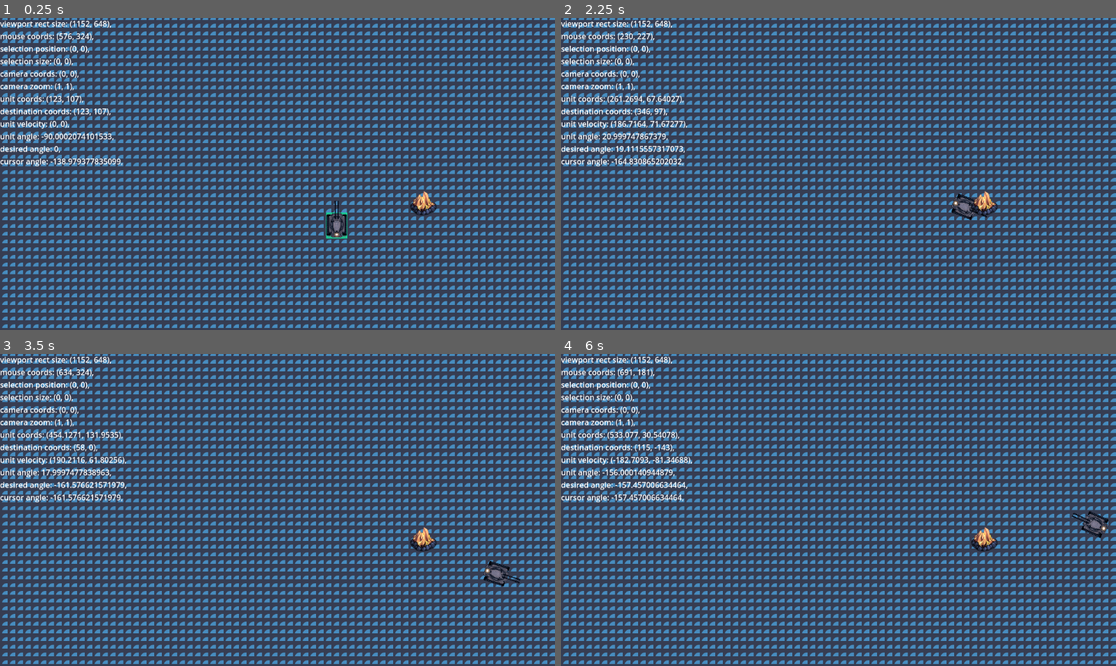
Above: before the commit, frames 1-4 (two rows, left to right).
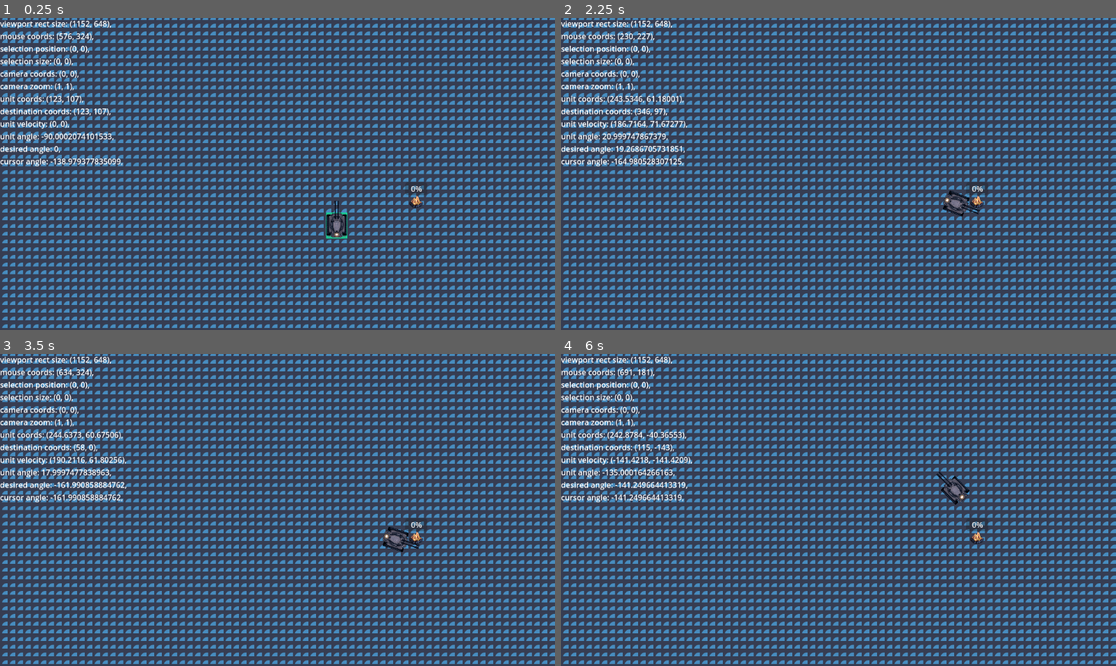
Above: after the commit, the same moments.

Repository: OleksandrLevchuk/godot4-rts
Game: Godot game, scene res://world.tscn
The game is run twice, just before and just after one commit, with the same random seed, the same clock (stepped at 60 frames per second) and the same inputs. The engine's default icon, where the game draws it, is replaced by a stand-in: a white triangle on a blue panel in a dark square.
Inputs (mouse positions are in pixels of both pictures, inside the frame that each line leads up to):
- Up to frame 1 (0.25 s): no input
- Up to frame 2 (2.25 s): tap Enter at 0.5 s; move the mouse to (810, 236) at 0.52 s; click (810, 236) at 0.6 s; tap Space at 1.25 s; move the mouse to (1005, 220) at 1.27 s; right-click (1005, 220) at 1.35 s; move the mouse to (672, 127) at 2.02 s; click (672, 127) at 2.1 s
- Up to frame 3 (3.5 s): move the mouse to (305, 510) at 2.77 s; right-click (305, 510) at 2.85 s
- Up to frame 4 (6 s): move the mouse to (755, 432) at 3.52 s; click (755, 432) at 3.6 s; move the mouse to (960, 494) at 4.27 s; right-click (960, 494) at 4.35 s; move the mouse to (727, 525) at 5.02 s; click (727, 525) at 5.1 s; move the mouse to (894, 441) at 5.77 s; right-click (894, 441) at 5.85 s

The runs differ from the first frame. In frame 1, 0.3% of the frame differs, in the area x 72-79%, y 53-64%; in frame 2, 0.8%; in frame 3, 1.1%; in frame 4, 1.4%, in the area x 8-99%, y 24-64%.

Commit message:
Added collision to the resource
24 hours in

Diff:
--- /dev/null
+++ b/resource.gd
@@ -0,0 +1,11 @@
+extends StaticBody2D
+signal get_hit
+
+# Called when the node enters the scene tree for the first time.
+func _ready():
+	pass # Replace with function body.
+
+
+# Called every frame. 'delta' is the elapsed time since the previous frame.
+func _process(delta):
+	pass
--- /dev/null
+++ b/resource.tscn
@@ -0,0 +1,33 @@
+[gd_scene load_steps=5 format=3 uid="uid://dgg0qggy2pu7o"]
+
+[ext_resource type="Texture2D" uid="uid://cyel4b2a3tbwc" path="res://art/resource.png" id="1_fpclo"]
+[ext_resource type="Script" path="res://resource.gd" id="1_vsgv5"]
+
+[sub_resource type="RectangleShape2D" id="RectangleShape2D_qwo5b"]
+size = Vector2(26, 16)
+
+[sub_resource type="CircleShape2D" id="CircleShape2D_v5yx7"]
+
+[node name="resource" type="StaticBody2D"]
+script = ExtResource("1_vsgv5")
+
+[node name="Resource" type="Sprite2D" parent="."]
+position = Vector2(0, -3)
+scale = Vector2(0.25, 0.25)
+texture = ExtResource("1_fpclo")
+
+[node name="CollisionShape2D" type="CollisionShape2D" parent="."]
+shape = SubResource("RectangleShape2D_qwo5b")
+
+[node name="hitbox" type="Area2D" parent="."]
+
+[node name="CollisionShape2D2" type="CollisionShape2D" parent="hitbox"]
+shape = SubResource("CircleShape2D_v5yx7")
+
+[node name="Timer" type="Timer" parent="."]
+
+[node name="ProgressBar" type="ProgressBar" parent="."]
+offset_left = -23.0
+offset_top = -44.0
+offset_right = 23.0
+offset_bottom = -17.0
--- a/selectbox.gd
+++ b/selectbox.gd
@@ -6,9 +6,9 @@
 signal area_selected # we will signal the world script to select units
 
 func vmin(v1, v2): return Vector2( min(v1.x, v2.x), min(v1.y, v2.y) ) # effectively converts coords into rect position
-func vmax(v1, v2): return Vector2( max(v1.x, v2.x), max(v1.y, v2.y) ) # unused, but pretty <3
+#func vmax(v1, v2): return Vector2( max(v1.x, v2.x), max(v1.y, v2.y) ) # unused, but pretty <3
 func vabs(v): return Vector2( abs(v.x), abs(v.y) ) # effectively converts a vector difference into rect size
-func coords2rect(v1,v2): return Rect2( vmin(v1,v2), vabs(v1-v2) ) # rect is convenient for stuffs
+#func coords2rect(v1,v2): return Rect2( vmin(v1,v2), vabs(v1-v2) ) # rect is convenient for stuffs
 
 func _process(_delta):
 	if Input.is_action_just_pressed("left_click"):
--- a/todo list.gd
+++ b/todo list.gd
@@ -4,11 +4,12 @@
 "
 var todo = "
 	make some visual at the point you click, where the tank heads to
-	now there's only a drag selection. implement a single unit selection too
+	i want triangular selection boxes
+	as of now, there's only a drag selection. implement a single unit selection too
 	instead of a constant speed, make the tank accelerate gradually, with reduced turn rate at high speeds
-	deal with that terrible aliasing, like wtf
+	deal with that terrible aliasing, like wtf. docs.godotengine.org/en/stable/tutorials/2d/2d_antialiasing.html
 	try to make a photoshop like navigation in godot
 	make the tank turret separate for future animations
 	look into pathfinding...
-	maybe precalculate destinations of units in moving groups
+	maybe precalculate destinations of units in moving groups, try making a visual aid first
 "
--- a/world.tscn
+++ b/world.tscn
@@ -6,7 +6,7 @@
 [ext_resource type="Script" path="res://info.gd" id="2_vad6t"]
 [ext_resource type="PackedScene" uid="uid://cxe80dasal4cw" path="res://unit.tscn" id="3_it4u3"]
 [ext_resource type="Script" path="res://todo list.gd" id="6_loxv4"]
-[ext_resource type="Texture2D" uid="uid://cyel4b2a3tbwc" path="res://art/resource.png" id="7_74ltv"]
+[ext_resource type="PackedScene" uid="uid://dgg0qggy2pu7o" path="res://resource.tscn" id="7_acvk4"]
 
 [sub_resource type="TileSetAtlasSource" id="TileSetAtlasSource_35yg4"]
 texture = ExtResource("2_sfpdn")
@@ -117,10 +117,8 @@
 [node name="todo list" type="Node" parent="."]
 script = ExtResource("6_loxv4")
 
-[node name="Resource" type="Sprite2D" parent="."]
-position = Vector2(303, 61)
-scale = Vector2(0.5, 0.5)
-texture = ExtResource("7_74ltv")
+[node name="resource" parent="." instance=ExtResource("7_acvk4")]
+position = Vector2(288, 61)
 
 [connection signal="area_selected" from="ui/selectbox" to="." method="_on_selectbox_area_selected"]
 [connection signal="item_rect_changed" from="Camera" to="ui/selectbox" method="_on_camera_item_rect_changed"]
